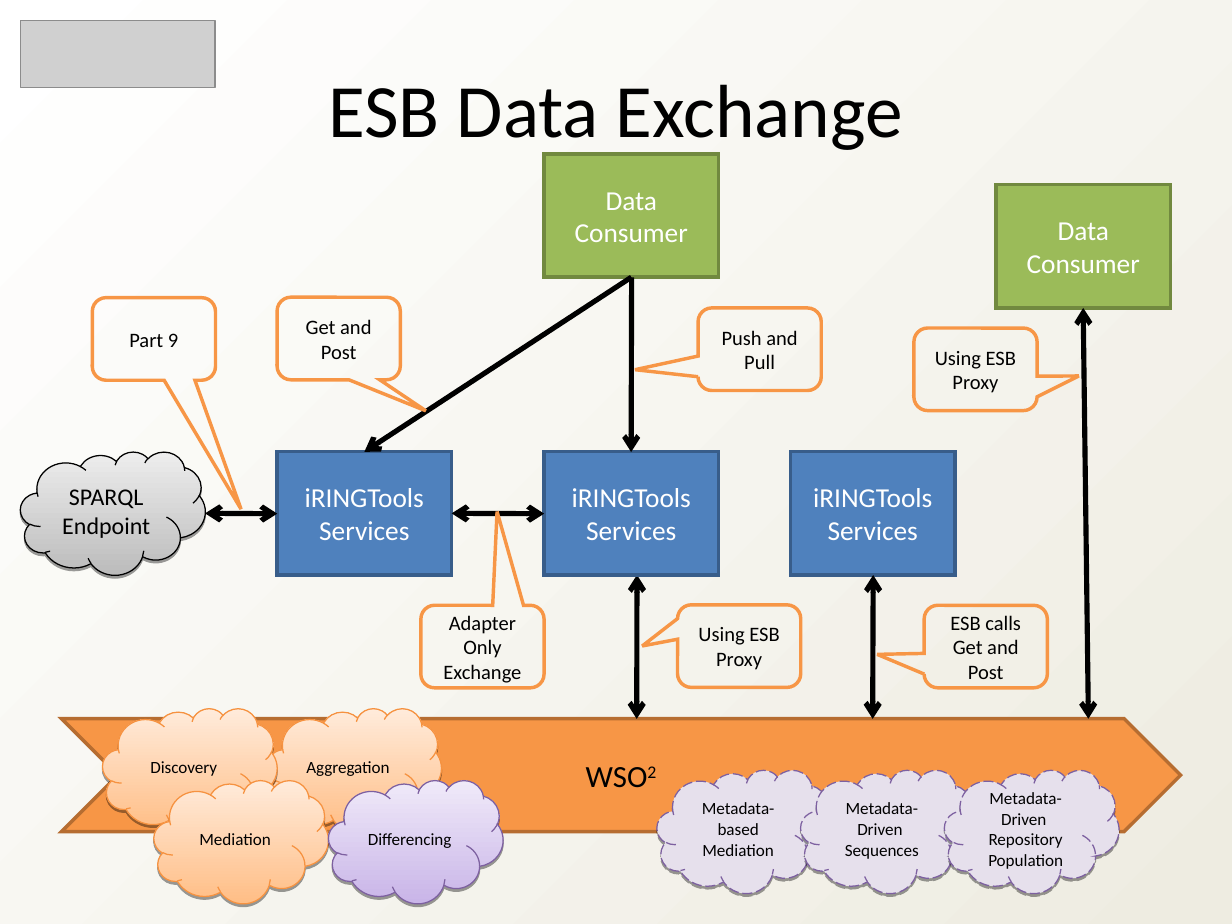
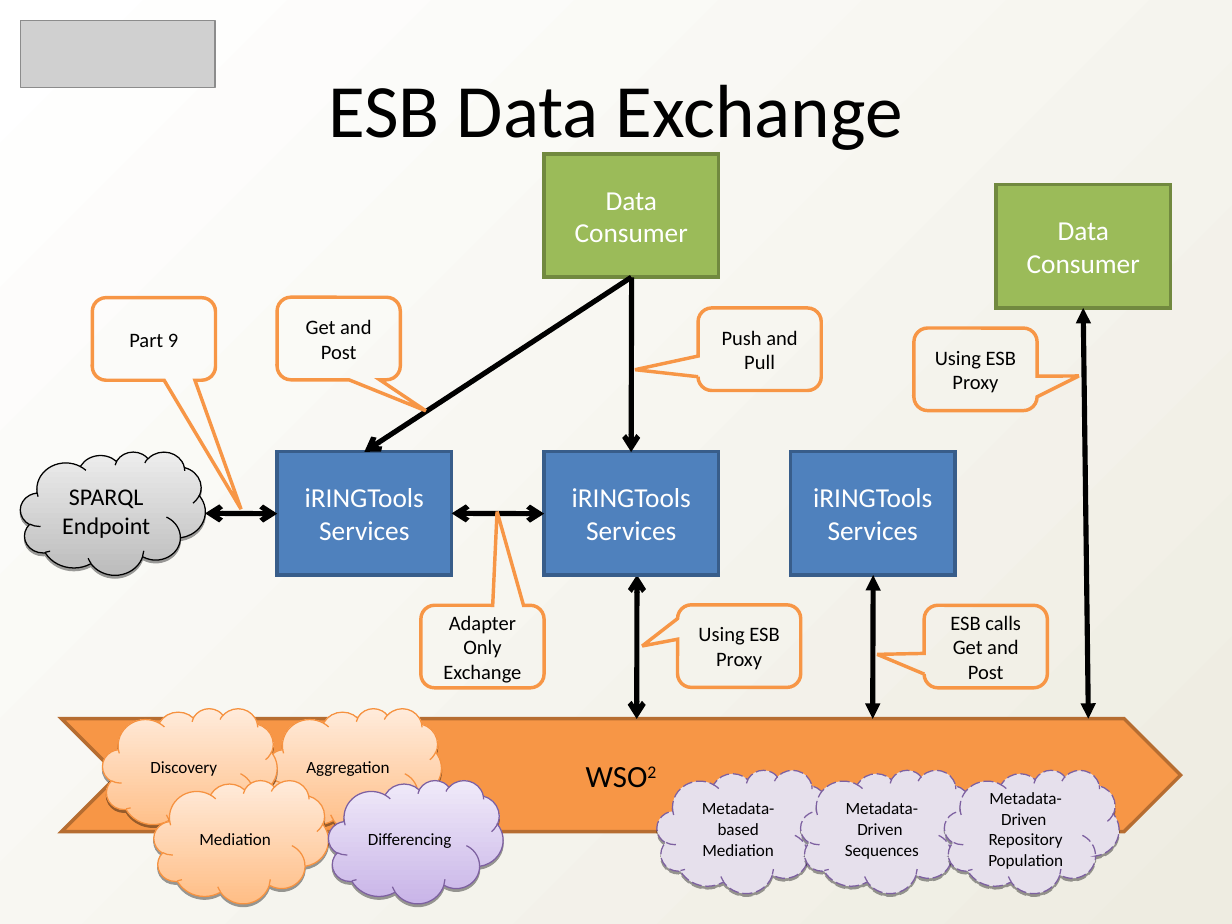
Before and after one commit to heyena/iring-tools, a slide deck: slide 19 of trunk/Documentation/iRINGTools_Overview_v2.1.0.ppt. Drawn at 1232x924 pixels with LibreOffice and Linux fonts; fonts in the diff are those of the drawing; grey boxes stand for pictures. Boxes give left, top, right and bottom in pixels: in the first picture for what was removed or moved away, otherwise in the second. Text is boxed around its words. In the diff, an @@ line names an element or a change of style, - is before the commit and + after.

```diff
--- a/trunk/Documentation/iRINGTools_Overview_v2.1.0.ppt
+++ b/trunk/Documentation/iRINGTools_Overview_v2.1.0.ppt
@@ double arrow (1083, 308) - (1088, 718): arrowheads changed @@
```
Also in this commit, not shown: 2 other slides changed, 4 other files.
